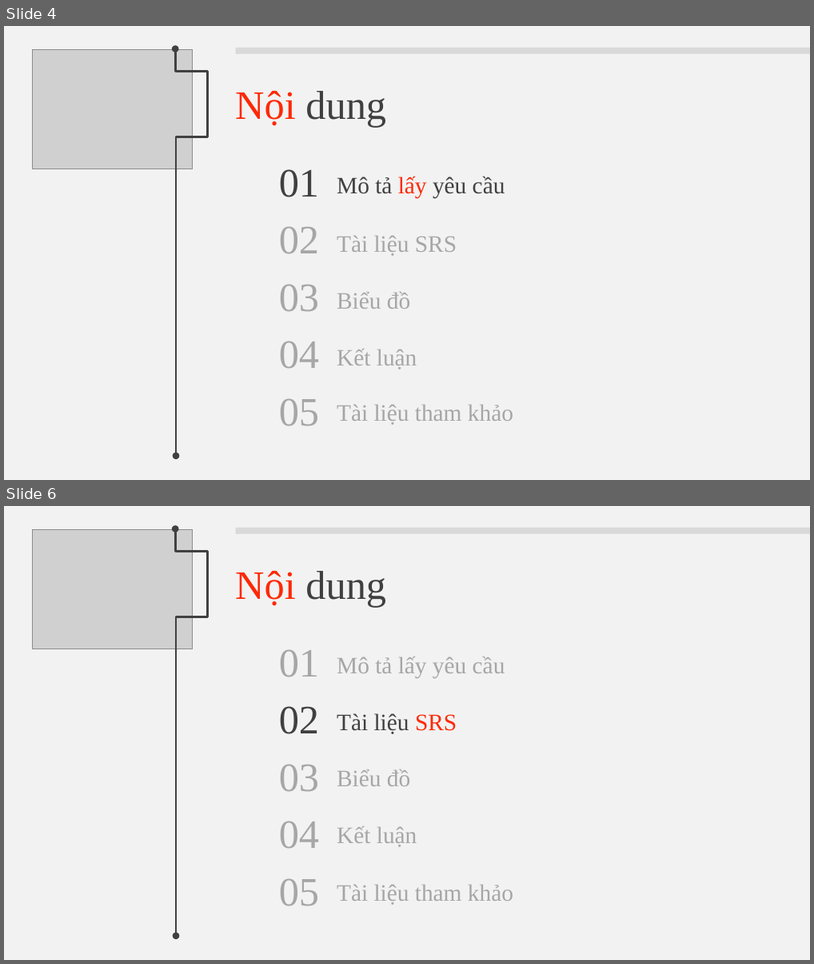
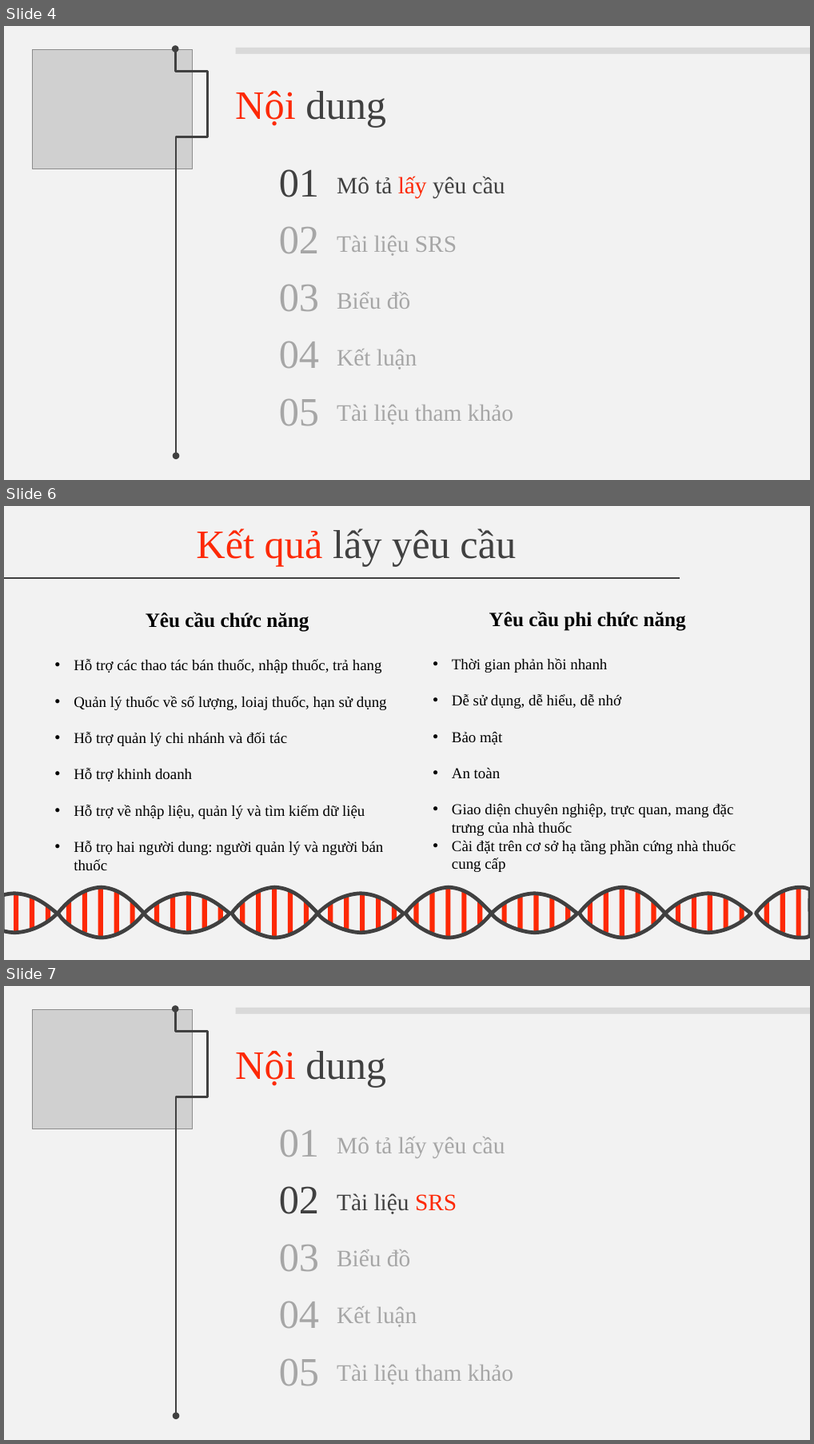
Before and after one commit to Linkadi98/Software-Requirement-Analystic, a slide deck: BTL.pptx. Shown one above the other, each under a label of ours: slides 4 and 6 before the commit, slides 4, 6 and 7 after it; the slides between them are not shown. The pictures are 814x964 and 814x1444 pixels, drawn with LibreOffice and Linux fonts; fonts in the diff are those of the drawing; grey boxes stand for pictures; background and template pictures are left out. Boxes give left, top, right and bottom in pixels: in the first picture for what was removed or moved away, otherwise in the second. Text is boxed around its words. In the diff, an @@ line names an element or a change of style, - is before the commit and + after.

```diff
--- a/BTL.pptx
+++ b/BTL.pptx
@@ slide 6 added at [4,506,810,960], background #F2F2F2 @@
@@ text added at [196,528,516,567], 48 pt, text #404040 @@
+Kết quả lấy yêu cầu
@@ line added from (4, 578) to (680, 578), #404040 1.5 pt @@
@@ text added at [74,612,387,870], 18 pt, text #000000 @@
+Yêu cầu chức năng
+• Hỗ trợ các thao tác bán thuốc, nhập thuốc, trả hang
+• Quản lý thuốc về số lượng, loiaj thuốc, hạn sử dụng
+• Hỗ trợ quản lý chi nhánh và đối tác
+• Hỗ trợ khinh doanh
+• Hỗ trợ về nhập liệu, quản lý và tìm kiếm dữ liệu
+• Hỗ trọ hai người dung: người quản lý và người bán thuốc
@@ text added at [452,611,736,872], 18 pt, text #000000 @@
+Yêu cầu phi chức năng
+• Thời gian phản hồi nhanh
+• Dễ sử dụng, dễ hiểu, dễ nhớ
+• Bảo mật
+• An toàn
+• Giao diện chuyên nghiệp, trực quan, mang đặc trưng của nhà thuốc
+• Cài đặt trên cơ sở hạ tầng phần cứng nhà thuốc cung cấp
@@ group added at [4,887,810,937]: 46 rectangles, 10 freeform shapes @@
@@ what was slide 6 is now slide 7 @@
```
Also in this commit, not shown: 1 slide changed.
